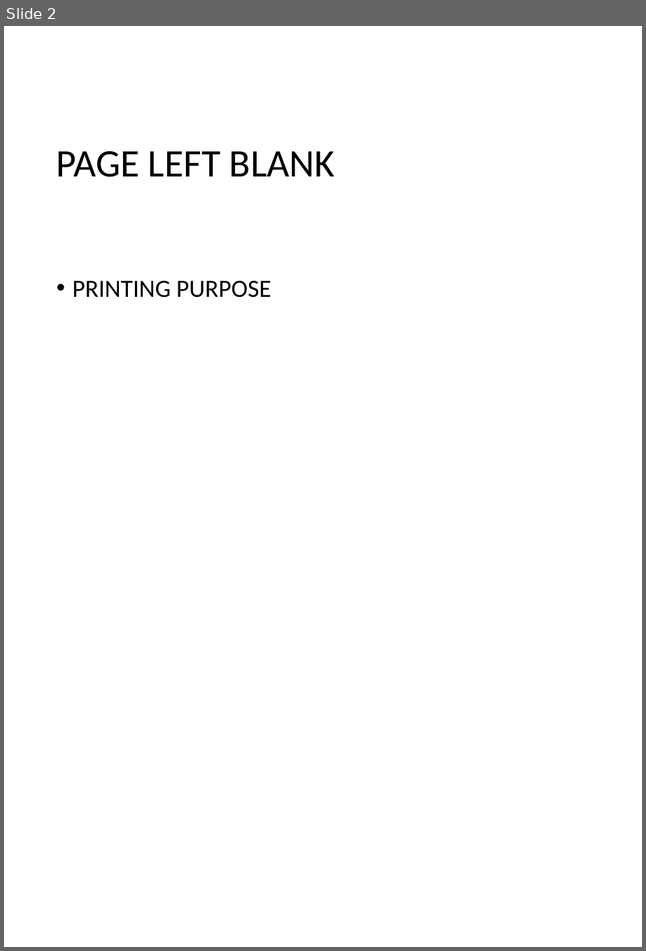
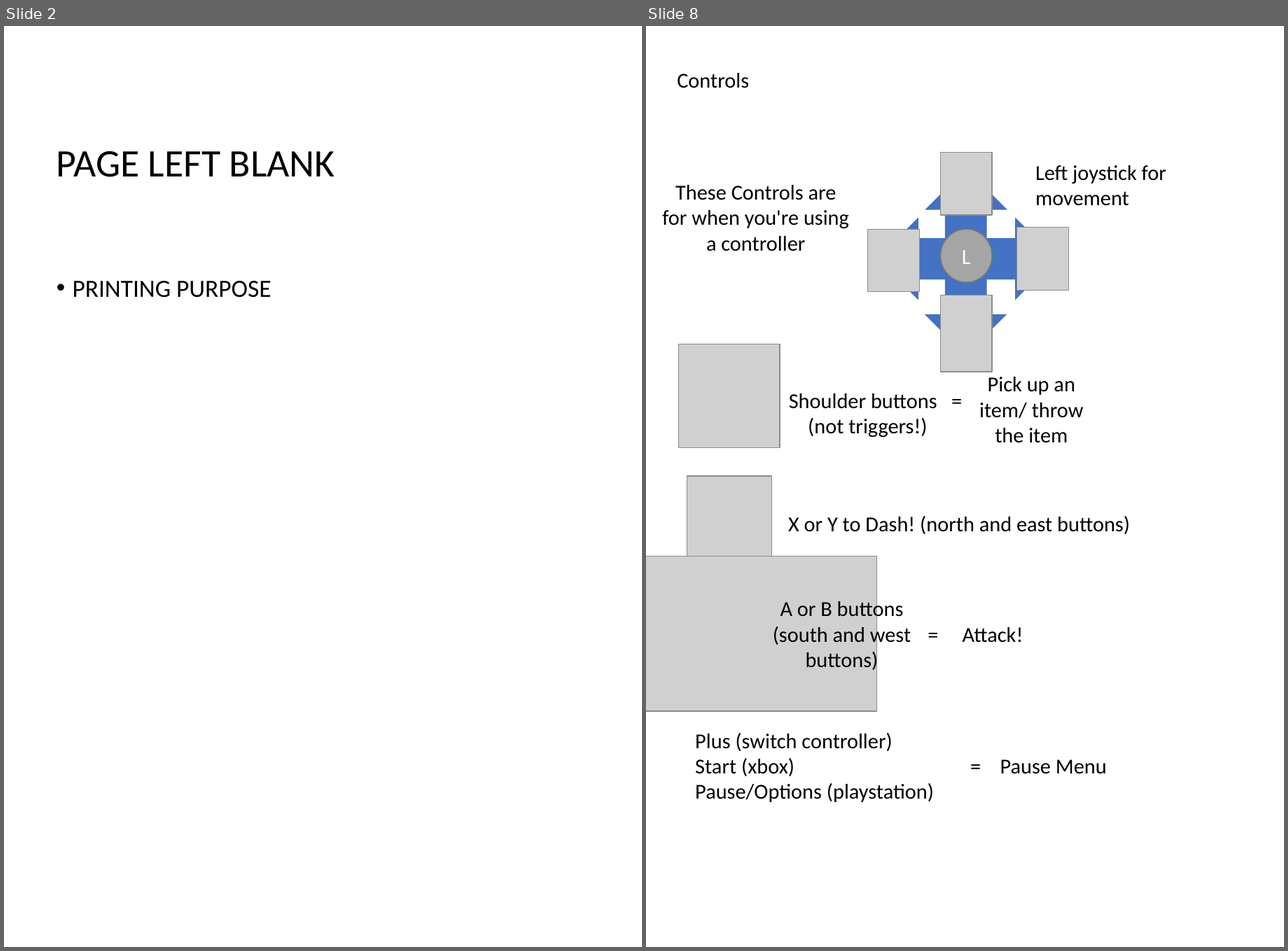
Before and after one commit to ponyfan88/Craigs-Adventure, a slide deck: Manual assets/maNUAL.pptx. Shown side by side, each under a label of ours: slide 2 before the commit, slides 2 and 8 after it; the slides between them are not shown. The pictures are 646x951 and 1288x951 pixels, drawn with LibreOffice and Linux fonts; fonts in the diff are those of the drawing; grey boxes stand for pictures. Boxes give left, top, right and bottom in pixels: in the first picture for what was removed or moved away, otherwise in the second. Text is boxed around its words. In the diff, an @@ line names an element or a change of style, - is before the commit and + after.

```diff
--- a/Manual assets/maNUAL.pptx
+++ b/Manual assets/maNUAL.pptx
@@ slide 8 added at [646, 26, 1284, 947], background #FFFFFF @@
@@ text added at [677, 73, 749, 88], 18 pt, text #000000 @@
+Controls
@@ down arrow added at [925, 169, 1007, 321], fill #4472C4 @@
@@ picture added at [940, 153, 992, 216] @@
@@ text added at [1035, 165, 1166, 206], 18 pt, text #000000 @@
+Left joystick for movement
@@ text added at [662, 185, 849, 251], 18 pt, text #000000 @@
+These Controls are for when you're using a controller
@@ down arrow added at [924, 203, 1006, 355], fill #4472C4 @@
@@ picture added at [868, 229, 920, 292] @@
@@ down arrow added at [877, 217, 1030, 300], fill #4472C4 @@
@@ down arrow added at [904, 217, 1057, 300], fill #4472C4 @@
@@ ellipse added at [940, 229, 992, 283], fill #A5A5A5, outline #7A7A7A 1 pt, 18 pt, text #FFFFFF @@
+L
@@ picture added at [1017, 228, 1069, 291] @@
@@ picture added at [940, 295, 992, 371] @@
@@ picture added at [679, 344, 780, 447] @@
@@ text added at [979, 377, 1084, 443], 18 pt, text #000000 @@
+Pick up an item/ throw the item
@@ text added at [789, 394, 937, 438], 18 pt, text #000000 @@
+Shoulder buttons =
+(not triggers!)
@@ picture added at [687, 476, 772, 580] @@
@@ text added at [788, 516, 1130, 534], 18 pt, text #000000 @@
+X or Y to Dash! (north and east buttons)
@@ picture added at [646, 557, 876, 711] @@
@@ text added at [773, 599, 911, 673], 18 pt, text #000000 @@
+A or B buttons (south and west buttons)
@@ text added at [962, 627, 1023, 643], 18 pt, text #000000 @@
+= Attack!
@@ text added at [695, 733, 934, 802], 18 pt, text #000000 @@
+Plus (switch controller)
+Start (xbox)
+Pause/Options (playstation)
@@ text added at [1000, 760, 1107, 774], 18 pt, text #000000 @@
+= Pause Menu
```
Also in this commit, not shown: 4 slides changed, 1 slide removed.
